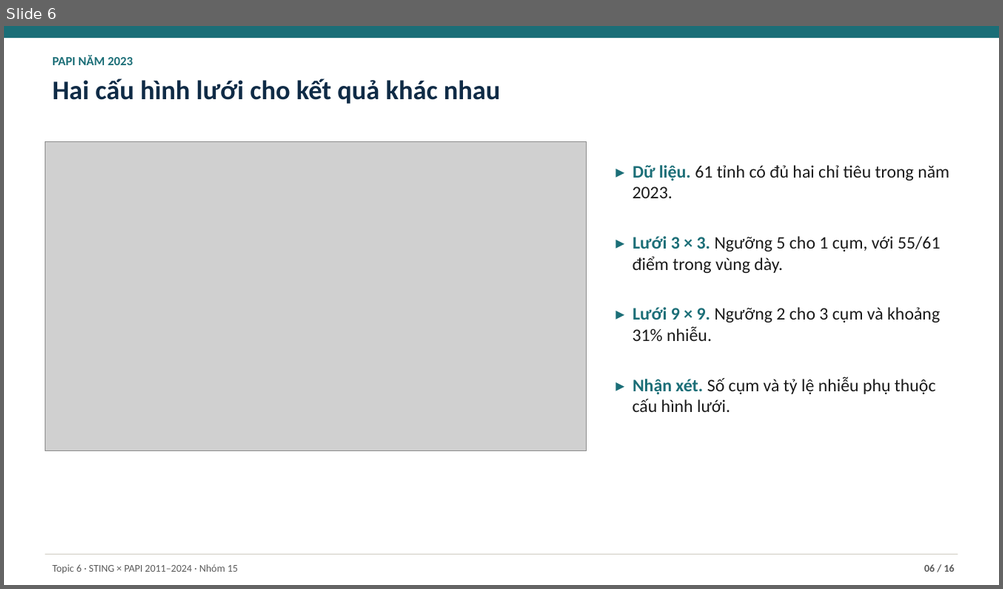
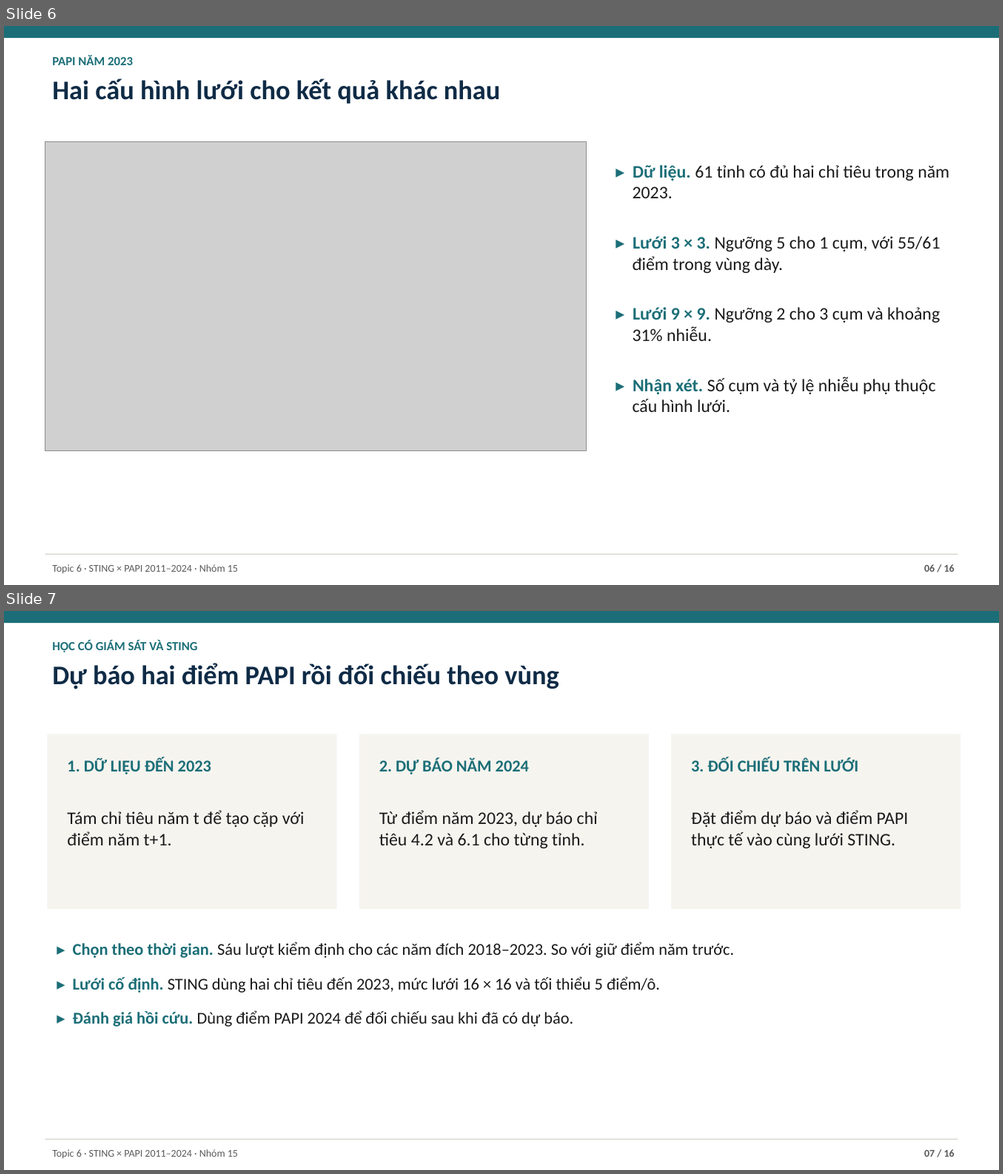
Before and after one commit to JasonTM17/Grid_Based_Sociology, a slide deck: slides/final.pptx. Shown one above the other, each under a label of ours: slide 6 before the commit, slides 6 and 7 after it. The pictures are 1003x589 and 1003x1174 pixels, drawn with LibreOffice and Linux fonts; fonts in the diff are those of the drawing; grey boxes stand for pictures. Boxes give left, top, right and bottom in pixels: in the first picture for what was removed or moved away, otherwise in the second. Text is boxed around its words. In the diff, an @@ line names an element or a change of style, - is before the commit and + after.

Commit message:
feat(papi): audit grid assignments and refresh submission artifacts

```diff
--- a/slides/final.pptx
+++ b/slides/final.pptx
@@ slide 7 added at (x1=4, y1=611, x2=999, y2=1170), background #FFFFFF @@
@@ rectangle added at (x1=4, y1=611, x2=999, y2=623), fill #1B6E77 @@
@@ text added at (x1=52, y1=641, x2=197, y2=652), 12 pt, text #1B6E77, bold @@
+HỌC CÓ GIÁM SÁT VÀ STING
@@ text added at (x1=52, y1=663, x2=558, y2=689), 26 pt, text #0F2B46, bold @@
+Dự báo hai điểm PAPI rồi đối chiếu theo vùng
@@ rectangle added at (x1=47, y1=734, x2=337, y2=909), fill #F6F4EF @@
@@ rectangle added at (x1=359, y1=734, x2=649, y2=909), fill #F6F4EF @@
@@ rectangle added at (x1=671, y1=734, x2=961, y2=909), fill #F6F4EF @@
@@ text added at (x1=67, y1=758, x2=211, y2=775), 16 pt, text #1B6E77, bold @@
+1. DỮ LIỆU ĐẾN 2023
@@ text added at (x1=379, y1=758, x2=529, y2=775), 16 pt, text #1B6E77, bold @@
+2. DỰ BÁO NĂM 2024
@@ text added at (x1=691, y1=758, x2=858, y2=772), 16 pt, text #1B6E77, bold @@
+3. ĐỐI CHIẾU TRÊN LƯỚI
@@ text added at (x1=67, y1=810, x2=304, y2=846), 17 pt, text #1A1A1A @@
+Tám chỉ tiêu năm t để tạo cặp với điểm năm t+1.
@@ text added at (x1=379, y1=810, x2=597, y2=849), 17 pt, text #1A1A1A @@
+Từ điểm năm 2023, dự báo chỉ tiêu 4.2 và 6.1 cho từng tỉnh.
@@ text added at (x1=691, y1=810, x2=908, y2=849), 17 pt, text #1A1A1A @@
+Đặt điểm dự báo và điểm PAPI thực tế vào cùng lưới STING.
@@ text added at (x1=73, y1=942, x2=734, y2=1027), 16 pt, text #1A1A1A @@
+▸ Chọn theo thời gian. Sáu lượt kiểm định cho các năm đích 2018–2023. So với giữ điểm năm trước.
+▸ Lưới cố định. STING dùng hai chỉ tiêu đến 2023, mức lưới 16 × 16 và tối thiểu 5 điểm/ô.
+▸ Đánh giá hồi cứu. Dùng điểm PAPI 2024 để đối chiếu sau khi đã có dự báo.
@@ rectangle added at (x1=45, y1=1139, x2=958, y2=1140), fill #D8D5CC @@
@@ text added at (x1=52, y1=1150, x2=238, y2=1159), 10 pt, text #5A5A5A @@
+Topic 6 · STING × PAPI 2011–2024 · Nhóm 15
@@ text added at (x1=924, y1=1150, x2=954, y2=1157), 10 pt, text #5A5A5A, bold @@
+07 / 16
```
Also in this commit, not shown: 6 slides changed, 2 other slides added, 3 slides removed, 43 other files.
